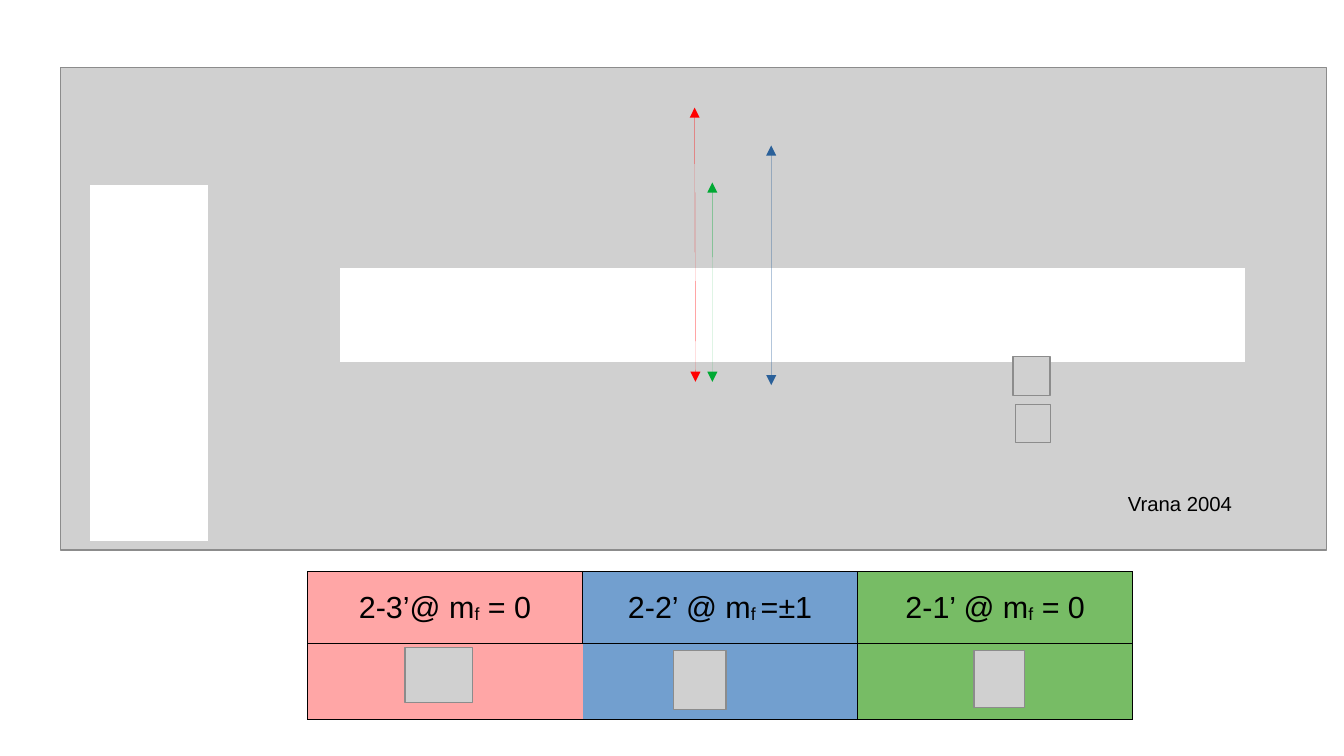
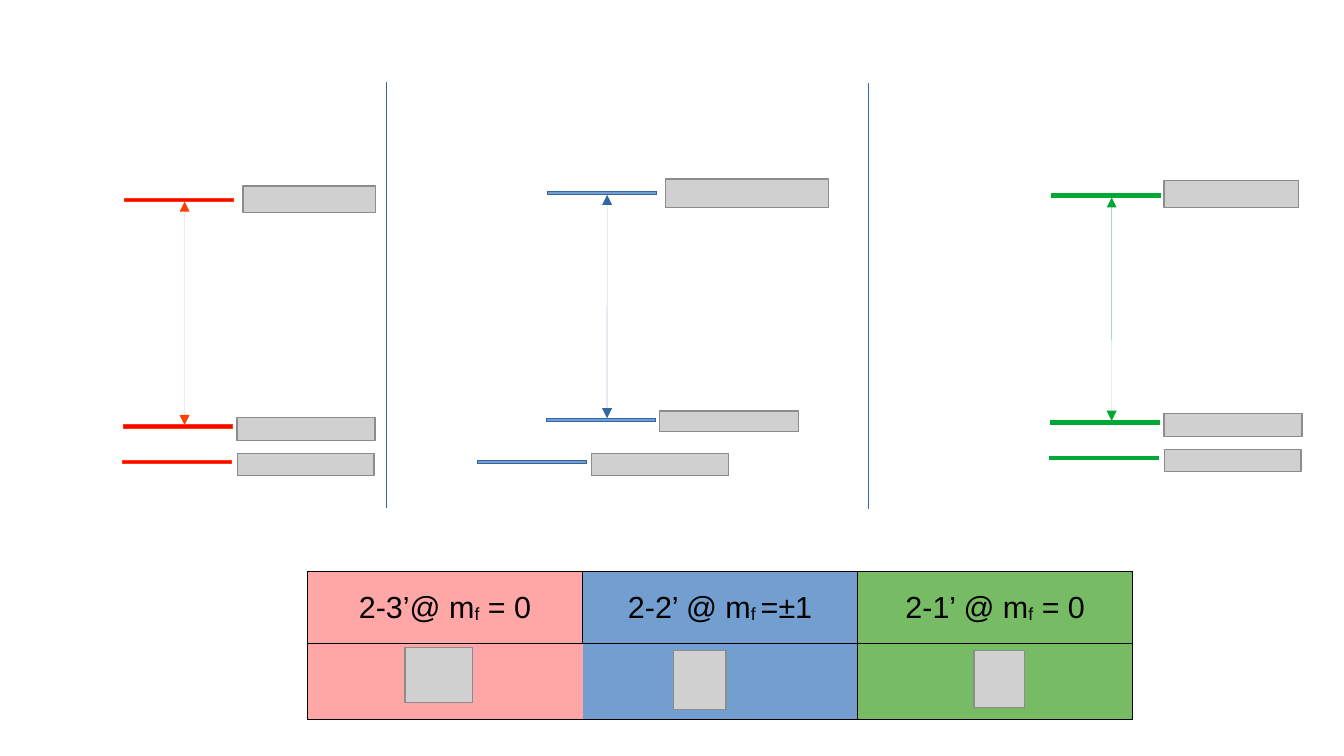
Before and after one commit to leart-zuka/Master_Thesis, a slide deck: slide 4 of presentations/lab_report_22_10_2025.odp. Drawn at 1344x756 pixels with LibreOffice and Linux fonts; fonts in the diff are those of the drawing; grey boxes stand for pictures. Boxes give left, top, right and bottom in pixels: in the first picture for what was removed or moved away, otherwise in the second. Text is boxed around its words. In the diff, an @@ line names an element or a change of style, - is before the commit and + after.

```diff
--- a/presentations/lab_report_22_10_2025.odp
+++ b/presentations/lab_report_22_10_2025.odp
@@ line added from (387, 82) to (387, 507), #3465A4 0 pt @@
@@ line added from (870, 84) to (870, 509), #3465A4 0 pt @@
@@ double arrow removed from (695, 382) to (695, 107) @@
@@ double arrow removed from (772, 145) to (772, 385) @@
@@ picture added at (x1=666, y1=179, x2=829, y2=207) @@
@@ rectangle removed at (x1=90, y1=185, x2=207, y2=540) @@
@@ rectangle added at (x1=124, y1=199, x2=234, y2=202), fill #FF0000, outline #FF4000 0 pt @@
@@ double arrow added from (184, 426) to (184, 201), #FF4000 0 pt @@
@@ picture resized from (x1=1013, y1=356, x2=1050, y2=395) to (x1=243, y1=185, x2=376, y2=212) @@
@@ rectangle added at (x1=548, y1=191, x2=657, y2=195), fill #729FCF, outline #3465A4 0 pt @@
@@ double arrow moved from (712, 183) - (712, 382) to (607, 418) - (607, 195) @@
@@ double arrow (607, 418) - (607, 195): stroke #00A933 0 pt to #3465A4 0 pt @@
@@ rectangle added at (x1=1053, y1=194, x2=1162, y2=198), fill #00A933, outline #00A933 0 pt @@
@@ double arrow added from (1112, 421) to (1112, 198), #00A933 0 pt @@
@@ picture added at (x1=1165, y1=181, x2=1299, y2=207) @@
@@ rectangle removed at (x1=340, y1=268, x2=1245, y2=362) @@
@@ picture added at (x1=237, y1=418, x2=374, y2=441) @@
@@ rectangle added at (x1=546, y1=418, x2=656, y2=422), fill #729FCF, outline #3465A4 0 pt @@
@@ picture resized from (x1=61, y1=67, x2=1327, y2=550) to (x1=660, y1=411, x2=799, y2=432) @@
@@ picture resized from (x1=1016, y1=405, x2=1051, y2=443) to (x1=1165, y1=413, x2=1303, y2=437) @@
@@ rectangle added at (x1=123, y1=426, x2=233, y2=429), fill #FF0000, outline #FF4000 0 pt @@
@@ rectangle added at (x1=1051, y1=421, x2=1161, y2=424), fill #00A933, outline #00A933 0 pt @@
@@ picture added at (x1=1165, y1=449, x2=1301, y2=471) @@
@@ rectangle added at (x1=123, y1=461, x2=233, y2=465), fill #FF0000, outline #FF4000 0 pt @@
@@ picture added at (x1=238, y1=454, x2=374, y2=476) @@
@@ rectangle added at (x1=478, y1=461, x2=588, y2=465), fill #729FCF, outline #3465A4 0 pt @@
@@ picture added at (x1=592, y1=454, x2=728, y2=476) @@
@@ rectangle added at (x1=1050, y1=456, x2=1160, y2=460), fill #00A933, outline #00A933 0 pt @@
@@ text removed at (x1=1128, y1=497, x2=1232, y2=511) @@
-Vrana 2004
```
Also in this commit, not shown: 3 other slides changed.
